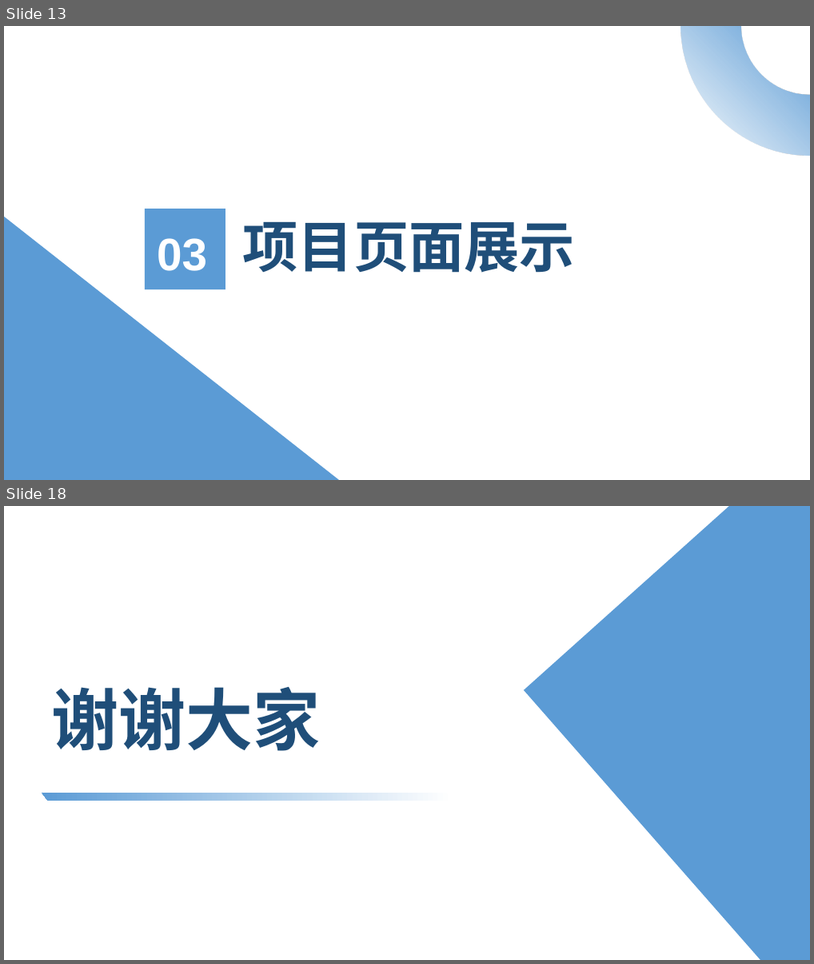
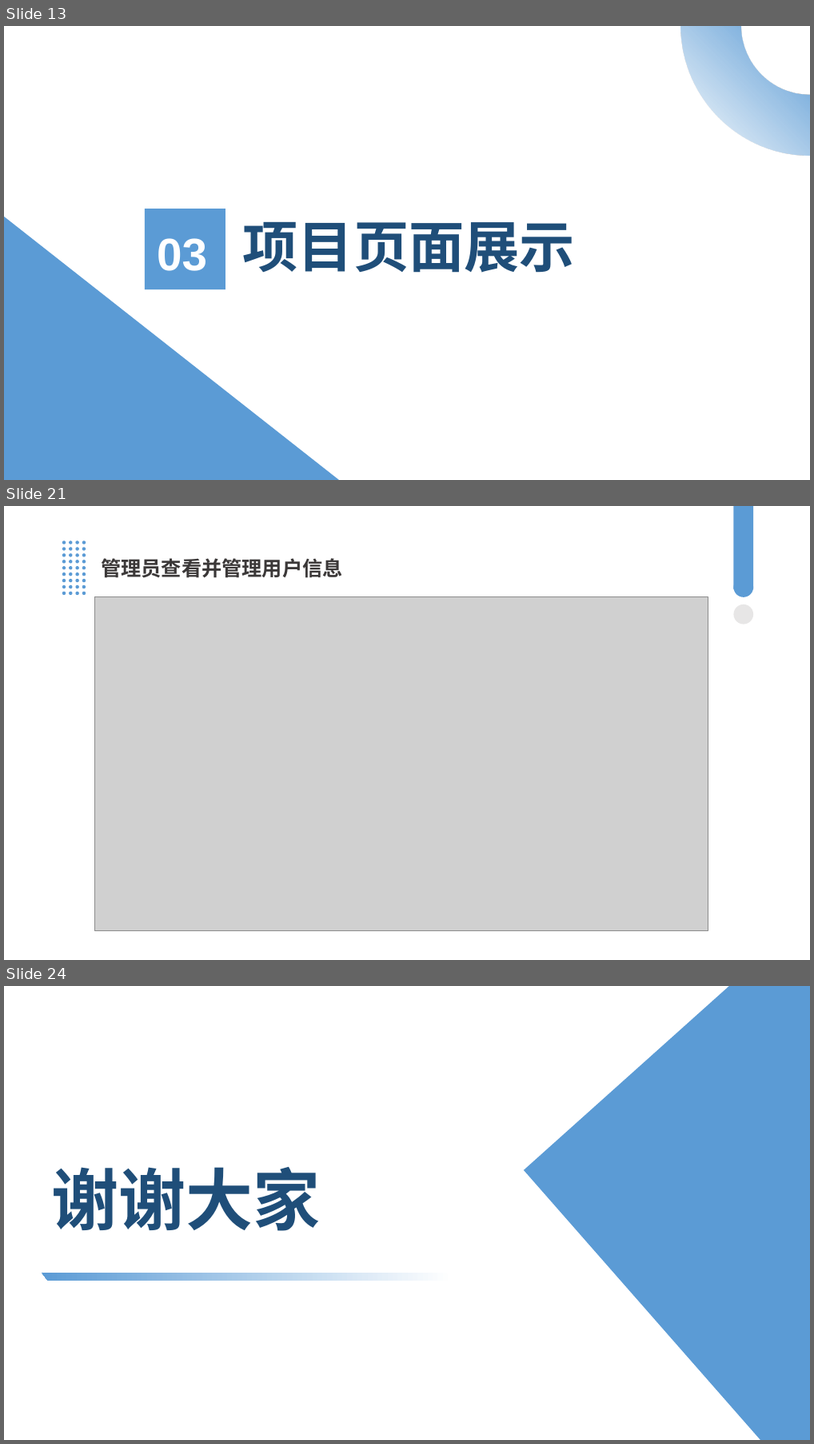
Before and after one commit to darkdungeon30/ZJGSU-Score, a slide deck: web前端/课程评分系统PPT.pptx. Shown one above the other, each under a label of ours: slides 13 and 18 before the commit, slides 13, 21 and 24 after it; the slides between them are not shown. The pictures are 814x964 and 814x1444 pixels, drawn with LibreOffice and Linux fonts; fonts in the diff are those of the drawing; grey boxes stand for pictures. Boxes give left, top, right and bottom in pixels: in the first picture for what was removed or moved away, otherwise in the second. Text is boxed around its words. In the diff, an @@ line names an element or a change of style, - is before the commit and + after.

```diff
--- a/web前端/课程评分系统PPT.pptx
+++ b/web前端/课程评分系统PPT.pptx
@@ slide 21 added at [4, 506, 810, 960], background #FFFFFF @@
@@ rectangle added at [734, 506, 754, 589], fill #5B9BD5 @@
@@ text added at [101, 558, 342, 578], 24 pt, text #3B3838, bold @@
+管理员查看并管理用户信息
@@ ellipse added at [734, 577, 754, 597], fill #5B9BD5 @@
@@ group added at [62, 540, 86, 595]: 36 ellipses @@
@@ picture added at [95, 597, 709, 931] @@
@@ ellipse added at [734, 604, 754, 624], fill #E7E6E6 @@
@@ what was slide 18 is now slide 24 @@
```
Also in this commit, not shown: 3 slides changed, 6 other slides added, 1 slide removed.
